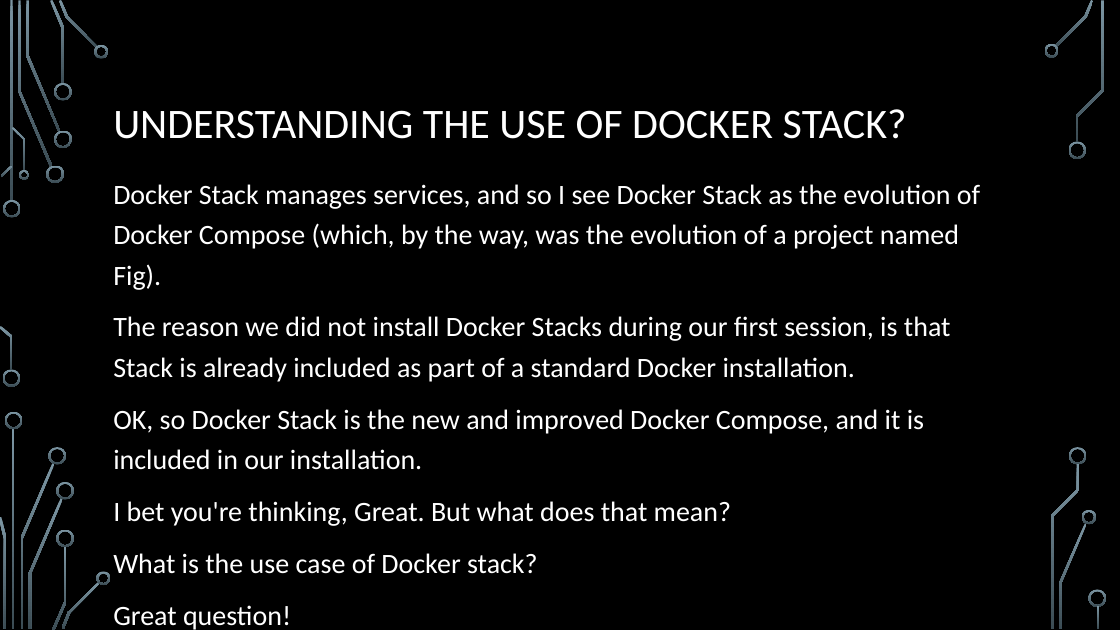
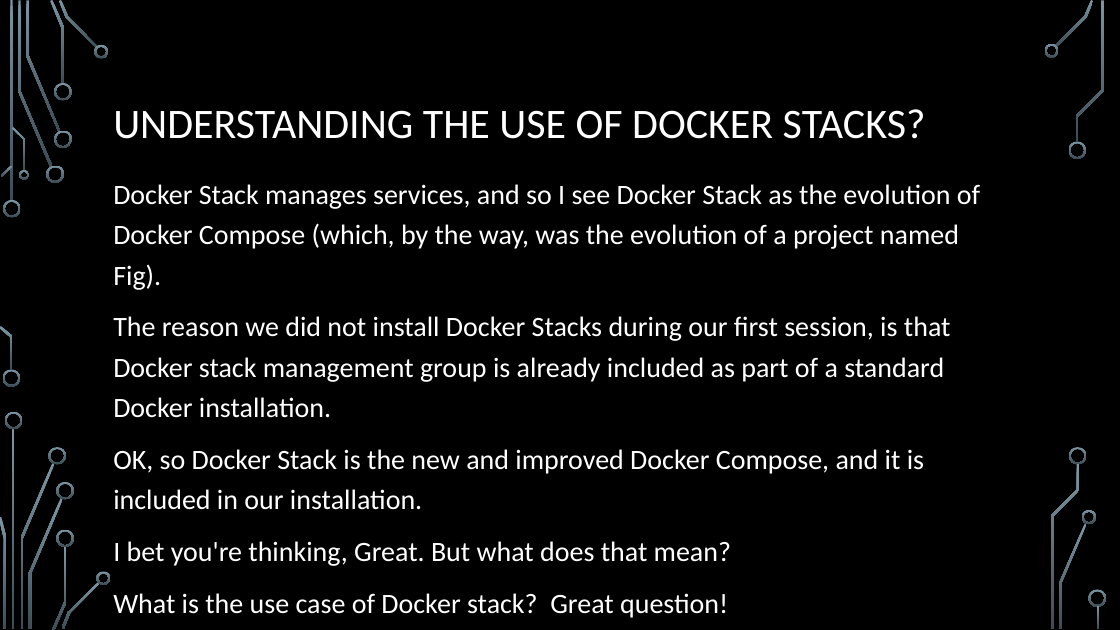
Before and after one commit to EarlWaud/LiveDockerTraining, a slide deck: slide 9 of Chapter 07 - Docker Stacks.pptx. Drawn at 1120x630 pixels with LibreOffice and Linux fonts; fonts in the diff are those of the drawing; background and template pictures are left out. Boxes give left, top, right and bottom in pixels: in the first picture for what was removed or moved away, otherwise in the second. Text is boxed around its words. In the diff, an @@ line names an element or a change of style, - is before the commit and + after.

```diff
--- a/Chapter 07 - Docker Stacks.pptx
+++ b/Chapter 07 - Docker Stacks.pptx
@@ title at (x1=113, y1=109, x2=926, y2=139): text changed @@
-UNDERSTANDING THE USE OF DOCKER STACK?
+UNDERSTANDING THE USE OF DOCKER STACKS?
@@ text at (x1=113, y1=316, x2=951, y2=418): text changed @@
-The reason we did not install Docker Stacks during our first session, is that Stack is already included as part of a standard Docker installation.
+The reason we did not install Docker Stacks during our first session, is that Docker stack management group is already included as part of a standard Docker installation.
@@ text at (x1=113, y1=593, x2=728, y2=618): text changed @@
-What is the use case of Docker stack?
-Great question!
+What is the use case of Docker stack? Great question!
```
Also in this commit, not shown: 3 other slides changed.
